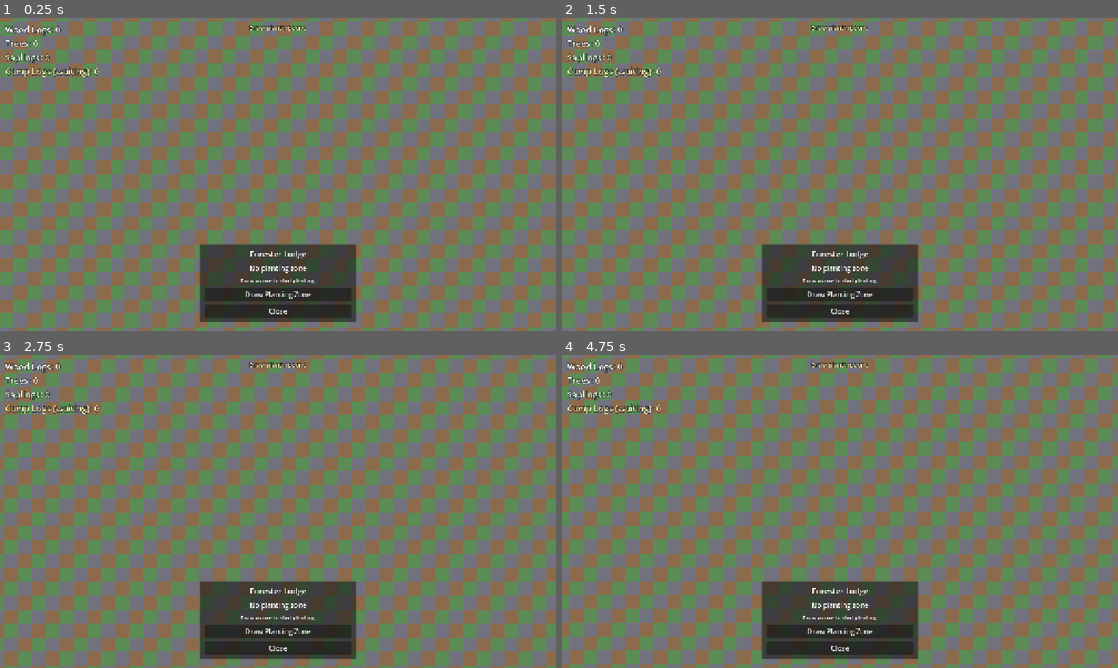
Above: before the commit, frames 1-4 (two rows, left to right).
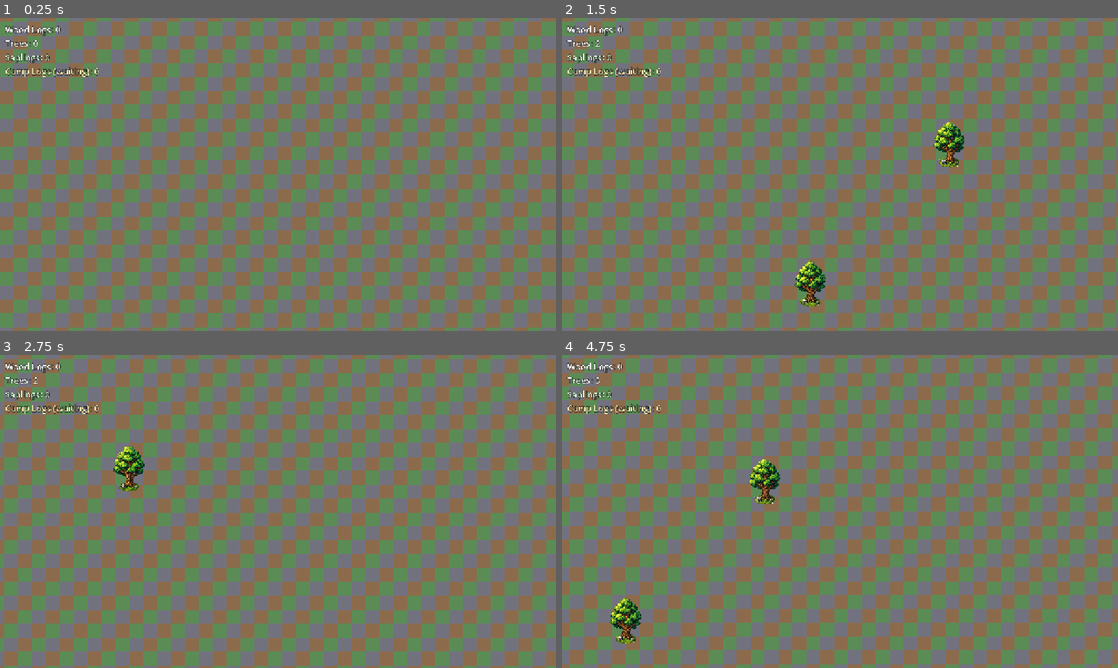
Above: after the commit, the same moments.

Repository: mcchesneyjg-max/Test-Gamer
Game: Godot game, scene res://main.tscn
The game is run twice, just before and just after one commit, with the same random seed, the same clock (stepped at 60 frames per second) and the same inputs.
Inputs (mouse positions are in pixels of both pictures, inside the frame that each line leads up to):
- Up to frame 1 (0.25 s): no input
- Up to frame 2 (1.5 s): click (840, 293) at 0.5 s, where only the run before the commit has a clickable "Draw Planting Zone"; tap Enter at 1.25 s; move the mouse to (962, 158) at 1.27 s; hold D (move_right) from 1.28 s (still down); tap T at 1.35 s; click (962, 158) at 1.42 s
- Up to frame 3 (2.75 s): move the mouse to (166, 527) at 2.02 s; release D (move_right) at 2.03 s; hold S (move_down) from 2.03 s (still down); tap T at 2.1 s
- Up to frame 4 (4.75 s): move the mouse to (895, 442) at 2.77 s; release S (move_down) at 2.78 s; hold D (move_right) 2.78-3.53 s; tap T at 2.85, 3.6, 4.35 s; move the mouse to (812, 574) at 3.52 s; hold W (move_up) 3.53-4.28 s; click (812, 574) at 3.67 s; move the mouse to (1006, 558) at 4.27 s; hold A (move_left) from 4.28 s (still down)

The runs differ from the first frame. In frame 1, 7.0% of the frame differs, in the area x 36-64%, y 2-98%; in frame 2, 7.5%; in frame 3, 7.5%; in frame 4, 8.1%, in the area x 6-64%, y 2-98%.
Error before the commit: Parse Error: Cannot infer the type of "within_limit" variable because the value doesn't have a set type. (res://scripts/forester_ui.gd:129)

Commit message:
Hide forester zone overlay after placement
Only show the green/red preview while drawing; committed planting zones
no longer leave a persistent green box on the map. Also includes the
within_limit bool type fix for Godot parser compatibility.

Co-authored-by: mcchesneyjg-max <mcchesneyjg-max@users.noreply.github.com>

Diff:
--- a/game/scripts/forester_ui.gd
+++ b/game/scripts/forester_ui.gd
@@ -62,7 +62,7 @@
 		return
 	_zone_label.text = _selected_lodge.get_zone_status_text()
 	if _selected_lodge.has_plant_zone():
-		_status_label.text = "Workers plant inside the green zone."
+		_status_label.text = "Workers plant inside the drawn zone."
 	else:
 		_status_label.text = "Draw a zone (max %d tiles). Lodge must be inside." % _selected_lodge.max_zone_tiles
 
@@ -126,7 +126,7 @@
 		return
 	var zone := _rect_from_tiles(_draw_anchor, _draw_current)
 	var tile_count := zone.size.x * zone.size.y
-	var within_limit := tile_count <= _selected_lodge.max_zone_tiles
+	var within_limit: bool = tile_count <= _selected_lodge.max_zone_tiles
 	_zone_overlay.set_preview_zone(zone, true, within_limit)
 
 func _rect_from_tiles(a: Vector2i, b: Vector2i) -> Rect2i:
--- a/game/scripts/forester_zone_overlay.gd
+++ b/game/scripts/forester_zone_overlay.gd
@@ -32,12 +32,6 @@
 	if _tilemap == null:
 		return
 
-	for lodge in _tracked_lodges:
-		if not is_instance_valid(lodge):
-			continue
-		if lodge.has_method("has_plant_zone") and lodge.has_plant_zone():
-			_draw_zone(lodge.get_plant_zone(), Color(0.35, 0.78, 0.42, 0.18), Color(0.35, 0.78, 0.42, 0.75))
-
 	if _show_preview and _preview_zone.size != Vector2i.ZERO:
 		if _preview_within_limit:
 			_draw_zone(_preview_zone, Color(0.35, 0.78, 0.42, 0.2), Color(0.35, 0.78, 0.42, 0.9))
